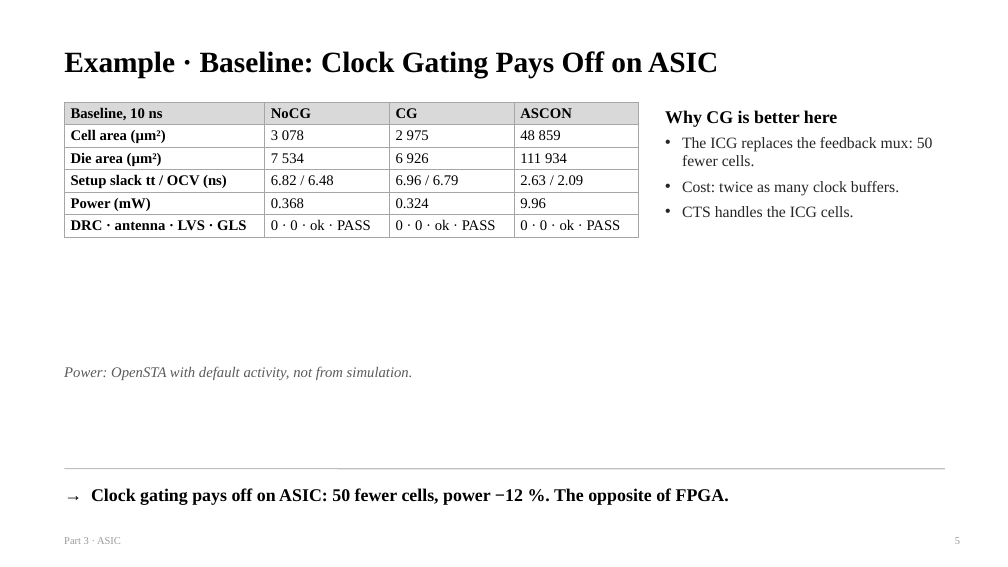
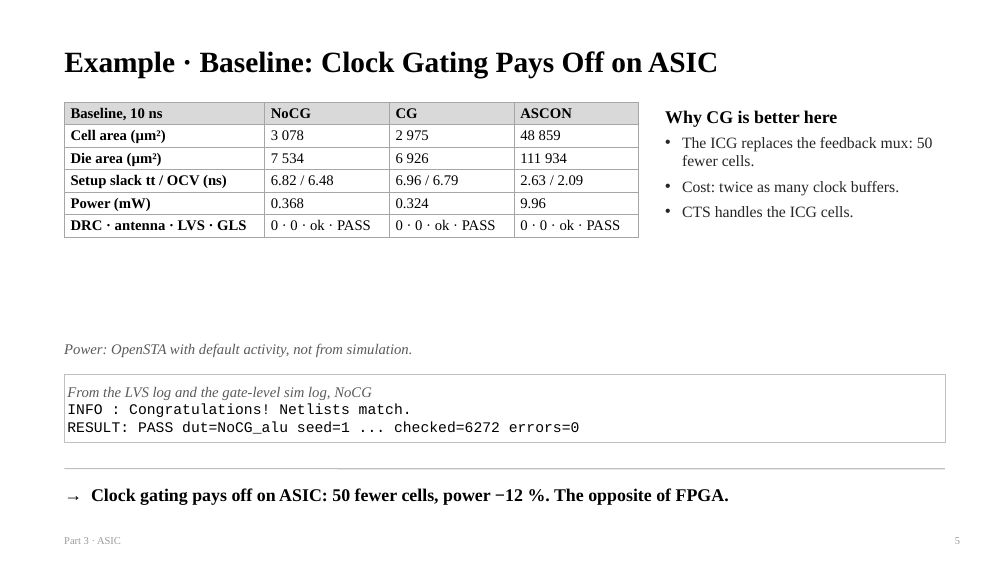
Before and after one commit to chipchip-tech/CHIA-workflow, a slide deck: slide 5 of projects/demo-alu/report/guides/3_ASIC.pptx. Drawn at 1008x567 pixels with LibreOffice and Linux fonts; fonts in the diff are those of the drawing. Boxes give left, top, right and bottom in pixels: in the first picture for what was removed or moved away, otherwise in the second. Text is boxed around its words. In the diff, an @@ line names an element or a change of style, - is before the commit and + after.

```diff
--- a/projects/demo-alu/report/guides/3_ASIC.pptx
+++ b/projects/demo-alu/report/guides/3_ASIC.pptx
@@ text "Power: OpenSTA with default activity, ...": place and size @@
-text "Power: OpenSTA with default activity, ..." at [64, 366, 413, 380]
+text "Power: OpenSTA with default activity, ..." at [64, 343, 413, 357]
@@ rectangle added at [64, 374, 945, 442], outline #BFBFBF 0.75 pt, 14 pt, text #000000 @@
+From the LVS log and the gate-level sim log, NoCG
+INFO : Congratulations! Netlists match.
+RESULT: PASS dut=NoCG_alu seed=1 ... checked=6272 errors=0
```
Also in this commit, not shown: 5 other files.
